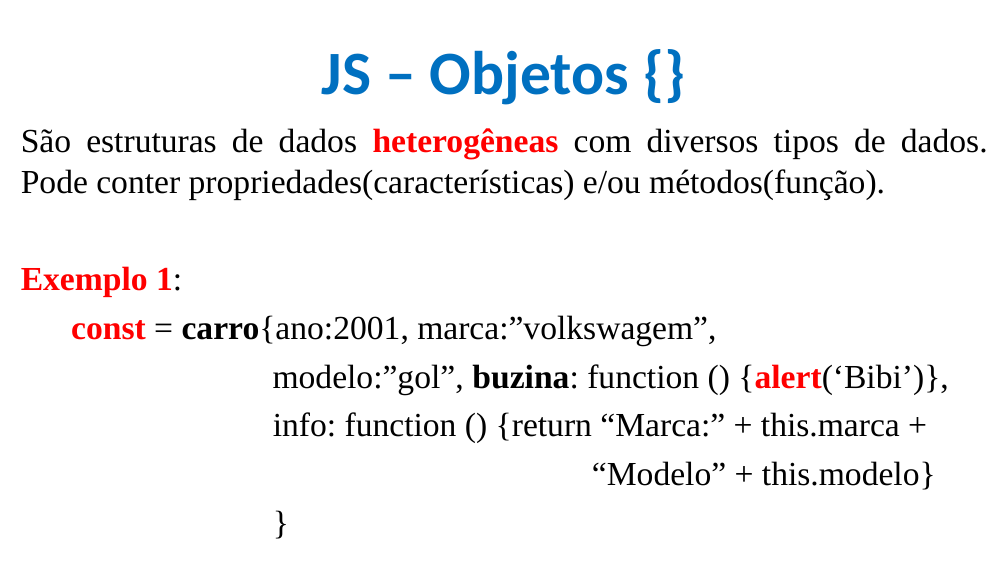
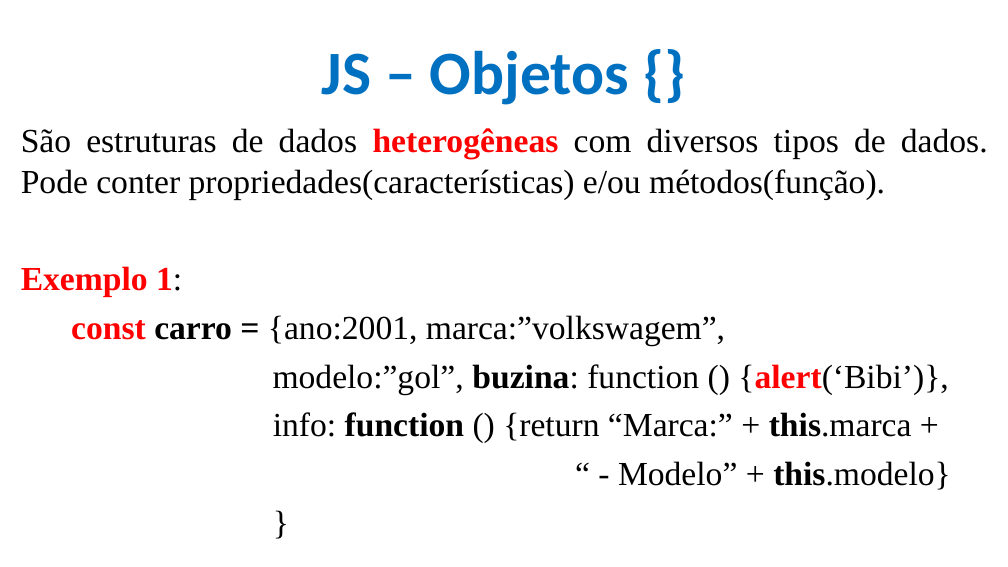
Before and after one commit to CloudEducationBrazil/WydenDesenvolvimentoWebPHP, a slide deck: slide 5 of 01 Classes/Aula 09 Desenvolvimento Web PHP - JS.pptx. Drawn at 1008x567 pixels with LibreOffice and Linux fonts; fonts in the diff are those of the drawing; background and template pictures are left out. Boxes give left, top, right and bottom in pixels: in the first picture for what was removed or moved away, otherwise in the second. Text is boxed around its words. In the diff, an @@ line names an element or a change of style, - is before the commit and + after.

```diff
--- a/01 Classes/Aula 09 Desenvolvimento Web PHP - JS.pptx
+++ b/01 Classes/Aula 09 Desenvolvimento Web PHP - JS.pptx
@@ text at [71,315,725,346]: text changed @@
-const = carro{ano:2001, marca:”volkswagem”,
+const carro = {ano:2001, marca:”volkswagem”,
@@ text at [273,412,912,441]: bold on in "function this.marca" @@
@@ text at [618,461,951,490]: text changed @@
-“Modelo” + this.modelo}
+“ - Modelo” + this.modelo}
```
Also in this commit, not shown: 18 other slides changed, 33 slides removed, 5 other files.
